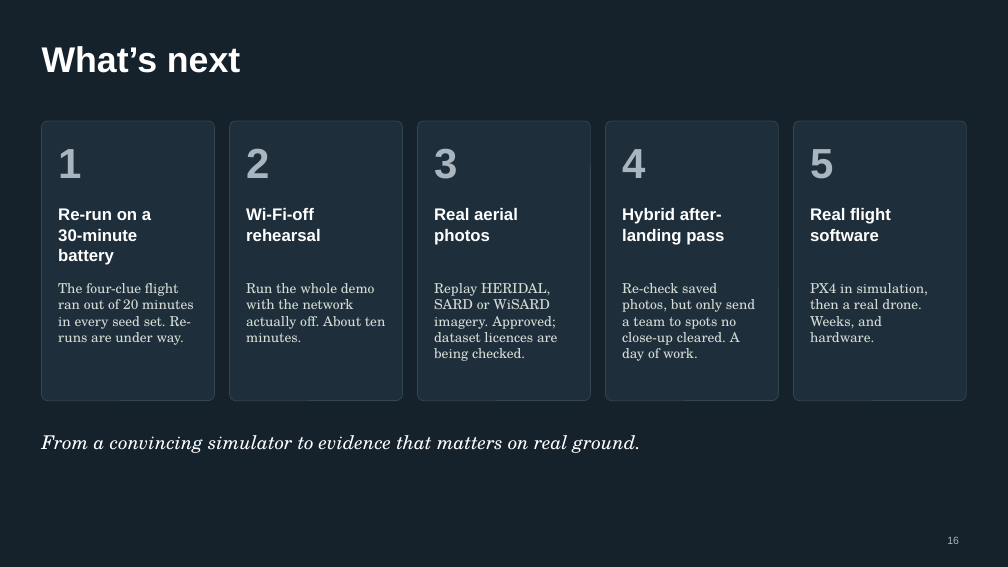
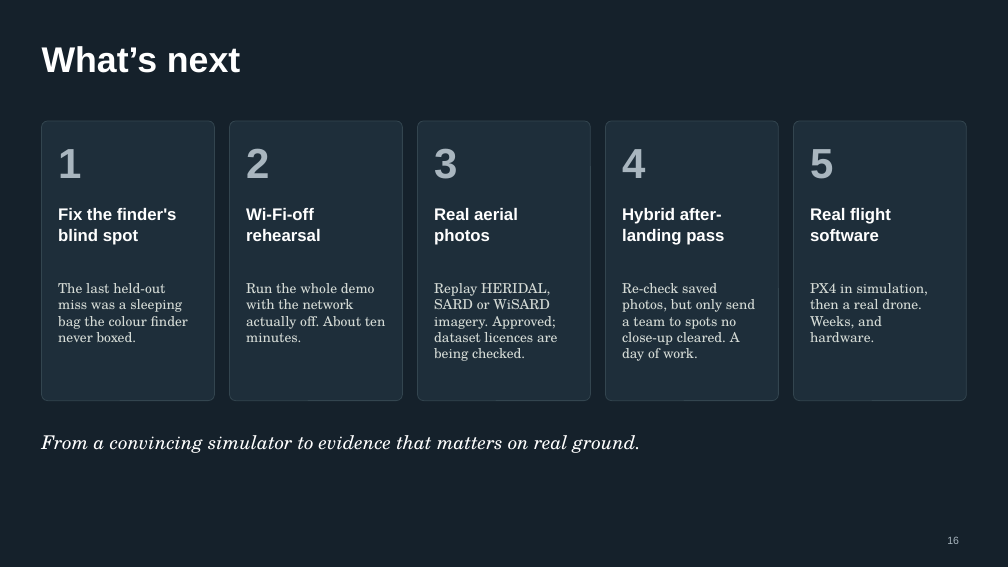
Before and after one commit to mthomas100/patrol, a slide deck: slide 16 of explainer/deck/patrol-deck.pptx. Drawn at 1008x567 pixels with LibreOffice and Linux fonts; fonts in the diff are those of the drawing. Boxes give left, top, right and bottom in pixels: in the first picture for what was removed or moved away, otherwise in the second. Text is boxed around its words. In the diff, an @@ line names an element or a change of style, - is before the commit and + after.

```diff
--- a/explainer/deck/patrol-deck.pptx
+++ b/explainer/deck/patrol-deck.pptx
@@ text at <box>58,208,177,245</box>: text changed @@
-Re-run on a 30‑minute battery
+Fix the finder's blind spot
@@ text at <box>58,283,188,342</box>: text changed @@
-The four-clue flight ran out of 20 minutes in every seed set. Re-runs are under way.
+The last held-out miss was a sleeping bag the colour finder never boxed.
```
Also in this commit, not shown: 1 other slide changed, 2 other files.
